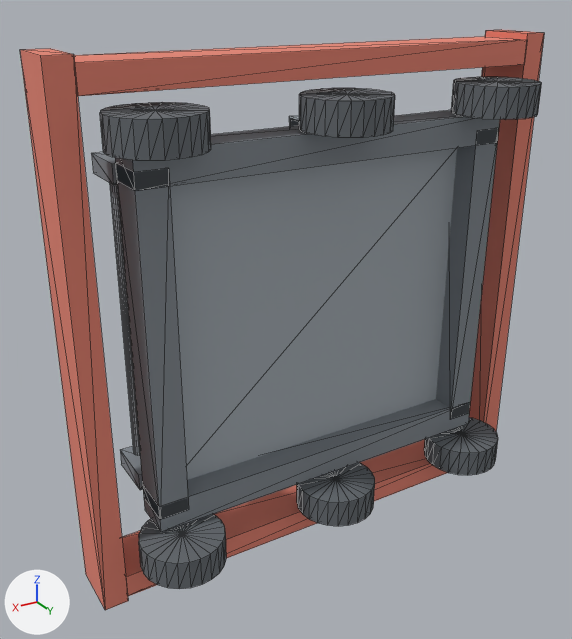
The glTF model assets/Robot_BlockBot/model.glb: old version first, new version second.
One viewpoint serves both versions: a camera (50 mm lens) standing at (0.693, 0.911, 0.515) and looking at (-0.019, -0.276, -0.079). Arrows for +X, +Y and +Z are at lower left; the lights stay in place. The first picture is the older version. Mesh edges are drawn as thin lines. Vertices at exactly the same position are counted once.

In view in the first picture: 'model_NOSIMPLIFY'.
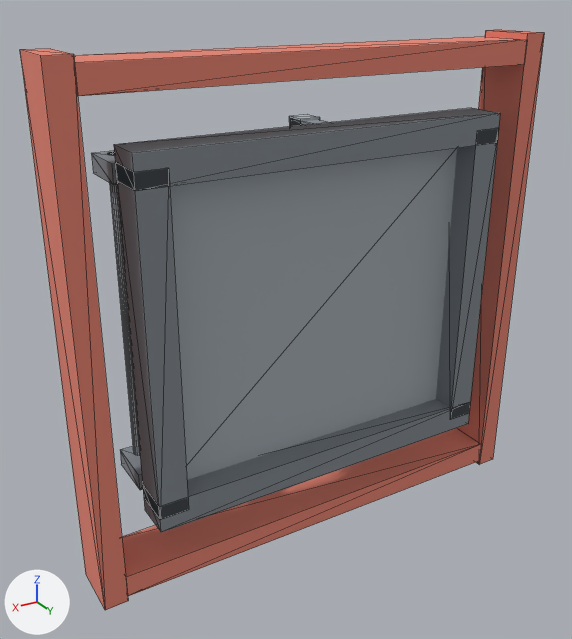
Pixel boxes (x1, y1, x2, y2) of what changed, in the pictures (572 x 639 px):
'model_NOSIMPLIFY', recoloured, reshaped
    both: (20, 30, 544, 610)
part 1 of me_model_nosimplify, deleted
    before: (100, 77, 542, 589)

What the commit changed:
Material 'Material_12' (mat_material_12) changes colour from grey #666c71 to red #e68472; in linear values from (0.133, 0.149, 0.165) to (0.788, 0.231, 0.169).
Material 'Material_13' (mat_material_13) changes colour from grey #666c71 to red #e68472; in linear values from (0.133, 0.149, 0.165) to (0.788, 0.231, 0.169).
Material 'Material_15' (mat_material_15) changes colour from red #e68472 to grey #848b92; in linear values from (0.788, 0.231, 0.169) to (0.231, 0.259, 0.286).
Material 'Material_16' (mat_material_16) changes colour from red #e68472 to grey #a7afb7; in linear values from (0.788, 0.231, 0.169) to (0.388, 0.431, 0.471).
me_model_nosimplify is used by ob_model_nosimplify.
me_model_nosimplify had 542 vertices, 972 faces and spanned x -0.43..0.43, y -0.655..0.0, z -0.43..0.43.
me_model_nosimplify now has 238 vertices, 396 faces and spans x -0.43..0.43, y -0.655..-0.085, z -0.43..0.43.
me_model_nosimplify part 1: 6 loose pieces with 304 vertices, spanning x -0.37..0.37, y -0.14..0.0, z -0.36..0.36, are deleted.
me_model_nosimplify no longer uses material mat_material_19 (grey #666c71).
me_model_nosimplify no longer uses material mat_material_20 (grey #666c71).
me_model_nosimplify no longer uses material mat_material_21 (grey #666c71).
me_model_nosimplify no longer uses material mat_material_22 (grey #a7afb7).
me_model_nosimplify no longer uses material mat_material_23 (grey #848b92).
me_model_nosimplify no longer uses material mat_material_24 (grey #848b92).
